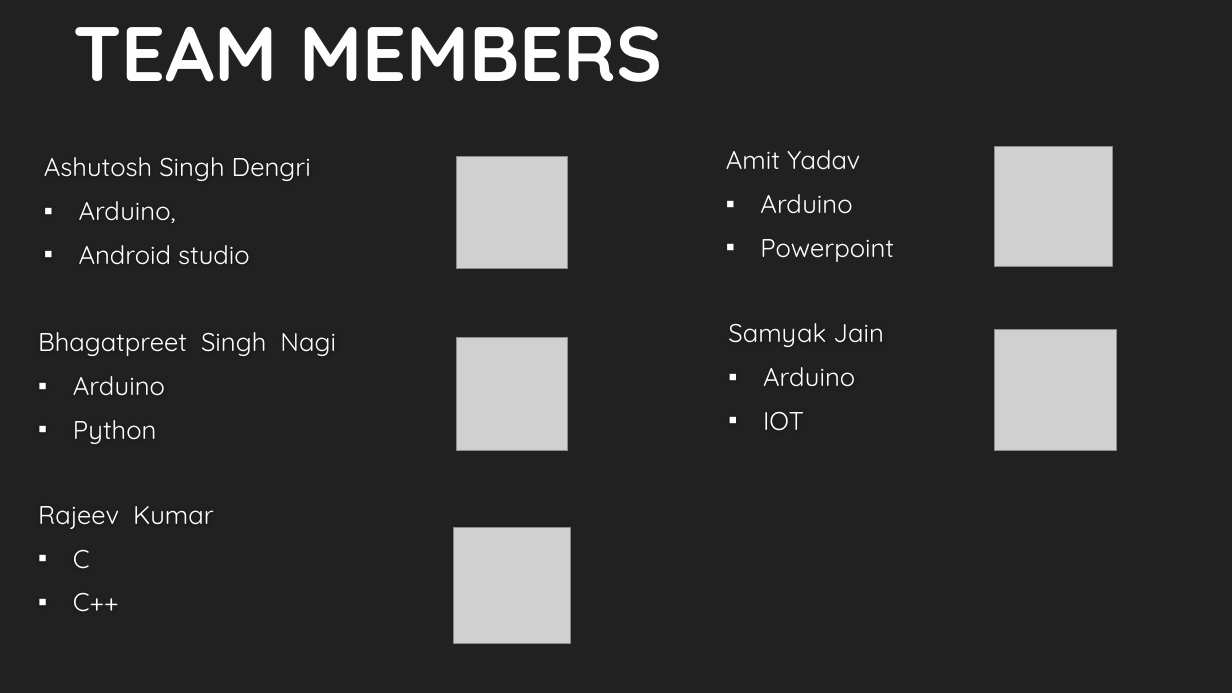
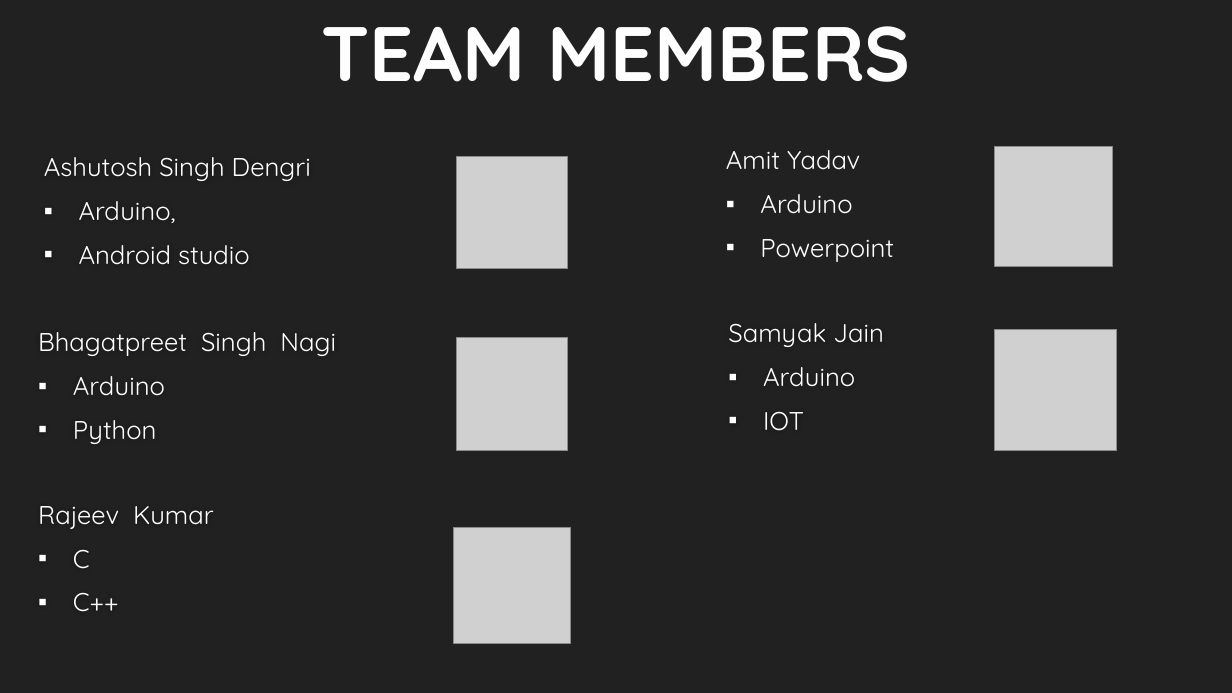
Before and after one commit to amitgit0304/CodeCrafters1, a slide deck: slide 3 of Presentation/Presentation.pptx. Drawn at 1232x693 pixels with LibreOffice and Linux fonts; fonts in the diff are those of the drawing; grey boxes stand for pictures. Boxes give left, top, right and bottom in pixels: in the first picture for what was removed or moved away, otherwise in the second. Text is boxed around its words. In the diff, an @@ line names an element or a change of style, - is before the commit and + after.

```diff
--- a/Presentation/Presentation.pptx
+++ b/Presentation/Presentation.pptx
@@ text "TEAM MEMBERS": place and size @@
-text "TEAM MEMBERS" at [73,26,663,82]
+text "TEAM MEMBERS" at [321,26,911,82]
```
Also in this commit, not shown: 5 other slides changed.
